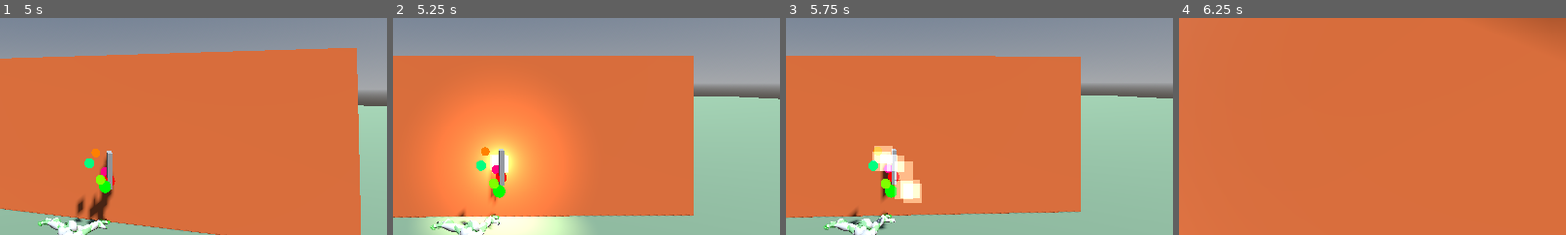
Above: before the commit, frames 1-4 (left to right).
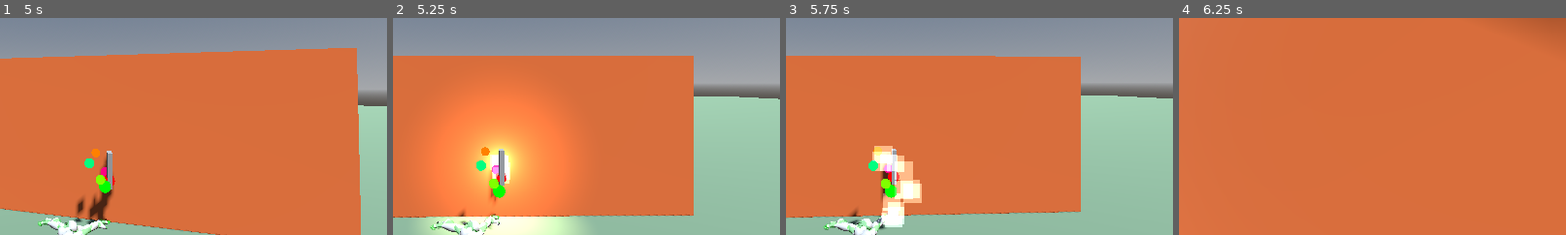
Above: after the commit, the same moments.

Repository: lmf-git/fpsikanimragdoll
Game: Godot game, scene res://world.tscn
Same seed, same stepped clock (60 frames per second), same inputs: the game is played once before the commit and once after it.
Inputs (mouse positions are % of the whole screen's width and height, from its top left):
- Up to frame 1 (5 s): tap Enter at 0.5 s; move the mouse to (55, 50) at 0.52 s; hold Shift (sprint) 0.53-1.28 s; hold W (move_forward) from 0.53 s (still down); click (55, 50) at 0.67 s; tap Space (jump) at 0.77, 1.52, 3.02, 3.77, 4.52 s; move the mouse to (45, 50) at 1.27 s; tap O (toggle_camera) at 1.35 s; move the mouse to (52, 48) at 2.02 s; hold I (toggle_ik) 2.03-2.78 s; move the mouse to (49, 52) at 2.77 s; tap R (toggle_ragdoll) at 2.85 s; click (49, 52) at 2.92 s; move the mouse to (57, 51) at 3.52 s; tap E at 3.6 s; move the mouse to (42, 49) at 4.27 s; tap H at 4.35 s
- Up to frame 2 (5.25 s): keep holding W (move_forward); move the mouse to (51, 50) at 5.02 s; hold Shift (sprint) from 5.03 s (still down); click (51, 50) at 5.17 s
- Up to frame 3 (5.75 s): keep holding W (move_forward); keep holding Shift (sprint)
- Up to frame 4 (6.25 s): move the mouse to (46, 48) at 5.77 s; release W (move_forward) at 5.78 s; release Shift (sprint) at 5.78 s; hold D (move_right) from 5.78 s (still down); tap O (toggle_camera) at 5.85 s; tap Space (jump) at 6.02 s
The pictures show only the part of the screen within x 40-90%, y 35-85%; the shares and areas given below are measured in that part.

Frame 1 is identical in both runs. In frame 2, 0.2% of the frame differs, in the area x 25-31%, y 66-77%; in frame 3, 0.7%, in the area x 24-31%, y 80-97%; in frame 4, nothing differs.

Commit message:
Add muzzle smoke from gun barrel opening
Muzzle effects (character_controller.gd):
- Added muzzle smoke particles from gun barrel muzzle_point
- 12 particles, small size (0.08-0.12), tight 8° cone spread
- Shoots forward from barrel in barrel direction
- Gray-blue gunpowder smoke color (0.3, 0.3, 0.35)
- 1.0s lifetime, quick burst (0.7 explosiveness)
- Slight upward drift (gravity 0.2)
- Both muzzle flash and smoke use muzzle_point position

Crosshair raycast improvements:
- Exclude IK target nodes from crosshair raycast
- Set collide_with_areas = false
- Crosshair already tracks from gun barrel muzzle_point correctly
- Ensures crosshair shows exact bullet impact point

Diff:
--- a/character_controller.gd
+++ b/character_controller.gd
@@ -299,7 +299,7 @@
 	if not camera:
 		return
 
-	# If weapon has a muzzle point, raycast from there to find where it's aiming
+	# Raycast from GUN BARREL MUZZLE POINT to find where it's aiming
 	var aim_point_3d: Vector3
 	if equipped_weapon.muzzle_point:
 		# Raycast from muzzle in the direction the barrel is pointing
@@ -309,7 +309,16 @@
 		# Perform raycast to find hit point
 		var space_state = get_world_3d().direct_space_state
 		var query = PhysicsRayQueryParameters3D.create(muzzle_pos, muzzle_pos + muzzle_forward * 100.0)
-		query.exclude = [self, equipped_weapon]
+
+		# Build exclusion list: character, weapon, IK targets, and ragdoll bones
+		var exclusions = [self, equipped_weapon]
+		var ik_targets_node = get_node_or_null("IKTargets")
+		if ik_targets_node:
+			for child in ik_targets_node.get_children():
+				exclusions.append(child)
+
+		query.exclude = exclusions
+		query.collide_with_areas = false  # Don't hit IK targets
 		query.collide_with_bodies = true
 		var result = space_state.intersect_ray(query)
 
@@ -1441,19 +1450,22 @@
 	return null
 
 func _trigger_muzzle_flash():
-	"""Create and trigger muzzle flash effect at weapon muzzle"""
+	"""Create and trigger muzzle flash and smoke effect at weapon muzzle"""
 	if not equipped_weapon:
 		return
 
-	# Get flash position - use muzzle_point if available
-	var flash_position = equipped_weapon.global_position
+	# Get muzzle position and direction from gun barrel
+	var muzzle_position = equipped_weapon.global_position
+	var muzzle_forward = -equipped_weapon.global_transform.basis.z
+
 	if equipped_weapon.muzzle_point:
-		flash_position = equipped_weapon.muzzle_point.global_position
-
-	# Create bright muzzle flash light
+		muzzle_position = equipped_weapon.muzzle_point.global_position
+		muzzle_forward = -equipped_weapon.muzzle_point.global_transform.basis.z
+
+	# 1. CREATE BRIGHT MUZZLE FLASH
 	var flash = OmniLight3D.new()
 	get_tree().root.add_child(flash)
-	flash.global_position = flash_position
+	flash.global_position = muzzle_position
 	flash.light_color = Color(1.0, 0.9, 0.6)
 	flash.light_energy = 50.0  # Very bright
 	flash.omni_range = 5.0
@@ -1464,7 +1476,63 @@
 	flash_tween.tween_property(flash, "light_energy", 0.0, 0.05)
 	flash_tween.tween_callback(flash.queue_free)
 
-	print("Muzzle flash at ", flash_position)
+	# 2. CREATE MUZZLE SMOKE from gun barrel
+	var smoke = GPUParticles3D.new()
+	get_tree().root.add_child(smoke)
+	smoke.global_position = muzzle_position
+
+	# Orient smoke to shoot forward from barrel
+	if equipped_weapon.muzzle_point:
+		smoke.global_rotation = equipped_weapon.muzzle_point.global_rotation
+	else:
+		smoke.global_rotation = equipped_weapon.global_rotation
+
+	# Particle settings - small smoke puff from barrel
+	smoke.emitting = true
+	smoke.one_shot = true
+	smoke.explosiveness = 0.7  # Quick burst
+	smoke.amount = 12  # Small amount
+	smoke.lifetime = 1.0  # Short lifetime
+	smoke.speed_scale = 1.0
+
+	# Create particle material
+	var smoke_material = ParticleProcessMaterial.new()
+	smoke_material.direction = Vector3(0, 0, -1)  # Forward in local space (from barrel)
+	smoke_material.spread = 8.0  # Tight cone
+	smoke_material.initial_velocity_min = 2.0
+	smoke_material.initial_velocity_max = 4.0
+	smoke_material.gravity = Vector3(0, 0.2, 0)  # Slight upward drift
+	smoke_material.damping_min = 1.5
+	smoke_material.damping_max = 2.0
+	smoke_material.scale_min = 0.08
+	smoke_material.scale_max = 0.12
+	smoke_material.scale_curve = _create_muzzle_smoke_scale_curve()
+	smoke_material.color = Color(0.3, 0.3, 0.35, 0.6)  # Gray-blue gunpowder smoke
+	smoke_material.color_ramp = _create_muzzle_smoke_fade_gradient()
+
+	smoke.process_material = smoke_material
+	smoke.draw_pass_1 = _create_smoke_mesh()
+
+	# Auto-cleanup
+	var cleanup_timer = get_tree().create_timer(1.5)
+	cleanup_timer.timeout.connect(func(): smoke.queue_free())
+
+	print("Muzzle flash and smoke at ", muzzle_position)
+
+func _create_muzzle_smoke_scale_curve() -> Curve:
+	"""Create curve for muzzle smoke particles to grow over time"""
+	var curve = Curve.new()
+	curve.add_point(Vector2(0.0, 0.2))  # Start small
+	curve.add_point(Vector2(0.5, 1.0))  # Grow to full size
+	curve.add_point(Vector2(1.0, 1.3))  # Continue expanding
+	return curve
+
+func _create_muzzle_smoke_fade_gradient() -> Gradient:
+	"""Create gradient for muzzle smoke to fade out over time"""
+	var gradient = Gradient.new()
+	gradient.set_color(0, Color(0.4, 0.4, 0.45, 0.7))  # Start visible gray-blue
+	gradient.set_color(1, Color(0.3, 0.3, 0.3, 0.0))  # Fade to transparent
+	return gradient
 
 func _create_impact_smoke_scale_curve() -> Curve:
 	"""Create curve for impact smoke/dust particles to grow over time"""
